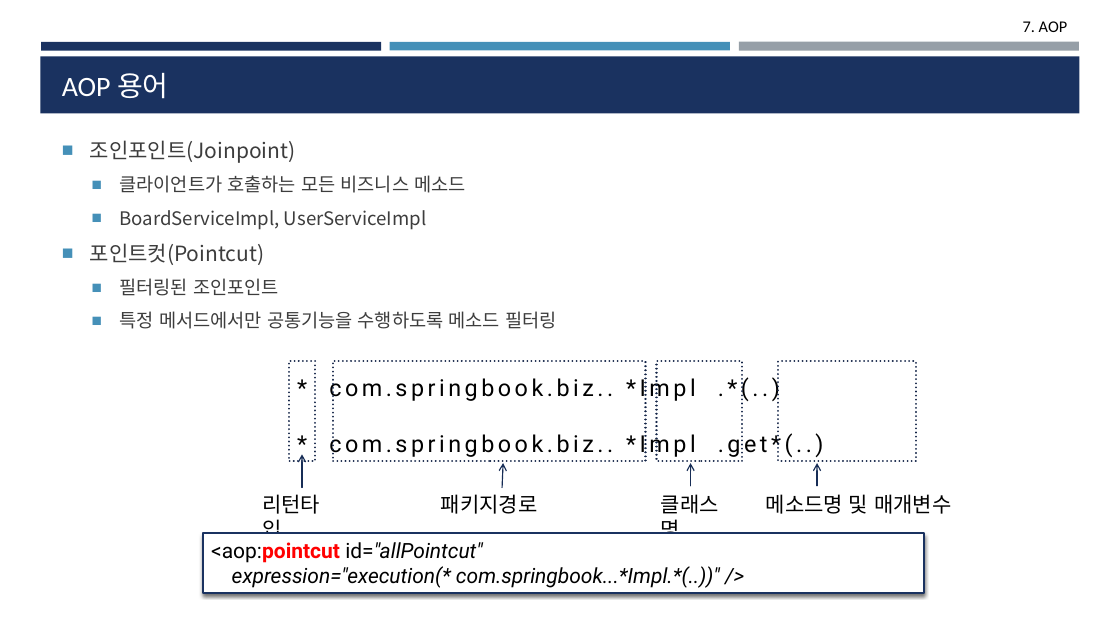
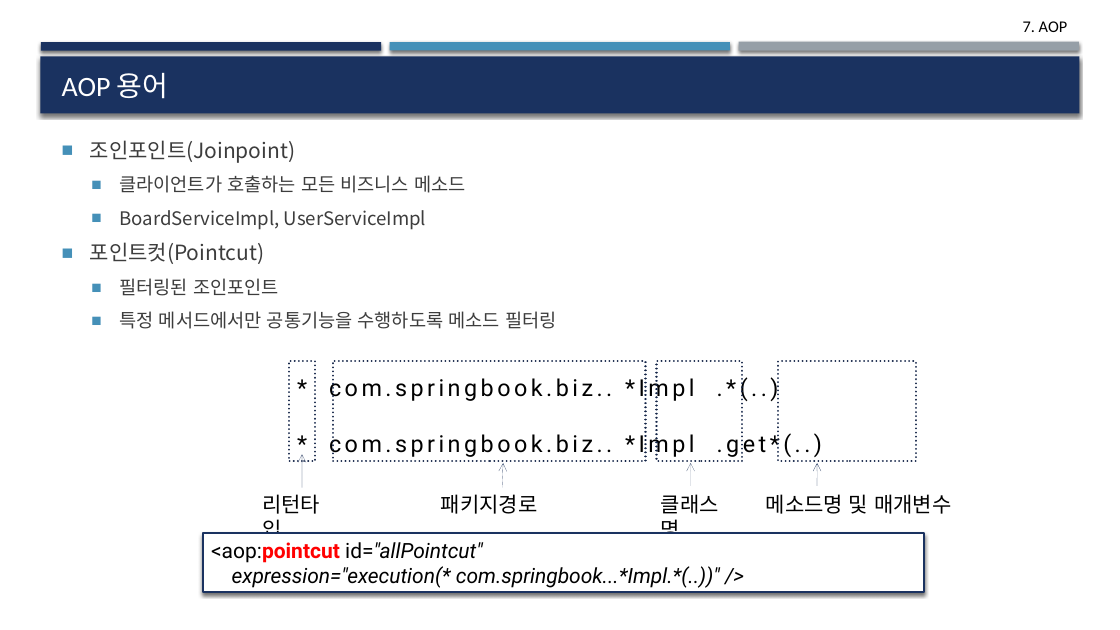
Before and after one commit to deukvely/spring, a slide deck: slide 5 of PPT/07_AOP.pptx. Drawn at 1120x630 pixels with LibreOffice and Linux fonts; fonts in the diff are those of the drawing. Boxes give left, top, right and bottom in pixels: in the first picture for what was removed or moved away, otherwise in the second. Text is boxed around its words. In the diff, an @@ line names an element or a change of style, - is before the commit and + after.

```diff
--- a/PPT/07_AOP.pptx
+++ b/PPT/07_AOP.pptx
@@ shadow on in 4 elements at [41, 42, 381, 50], [739, 42, 1079, 51], [390, 42, 730, 50], [40, 56, 1080, 113] @@
@@ outline #132547 1.75 pt dashed to #132447 1.75 pt dashed in 4 elements at [289, 361, 315, 461], [333, 361, 646, 461], [657, 361, 743, 461], [779, 361, 917, 461] @@
@@ arrow (302, 487) - (302, 455): stroke #172D56 1 pt to #172D56 0.75 pt @@
@@ arrow (502, 487) - (503, 463): stroke #172D56 1 pt to #172D56 0.75 pt @@
@@ arrow (691, 486) - (691, 463): stroke #172D56 1 pt to #172D56 0.75 pt @@
@@ arrow (818, 486) - (818, 463): stroke #172D56 1 pt to #172D56 0.75 pt @@
@@ rectangle "<aop:pointcut id="allPointcut"" at [202, 534, 923, 592]: list level 3 to 1 in "<aop:pointcut id="allPointcut""; list level 3 to 1 in "expression="execution(* com.springbook...*Impl.*(..))" />" @@
```
Also in this commit, not shown: 20 other slides changed, 9 other files.
